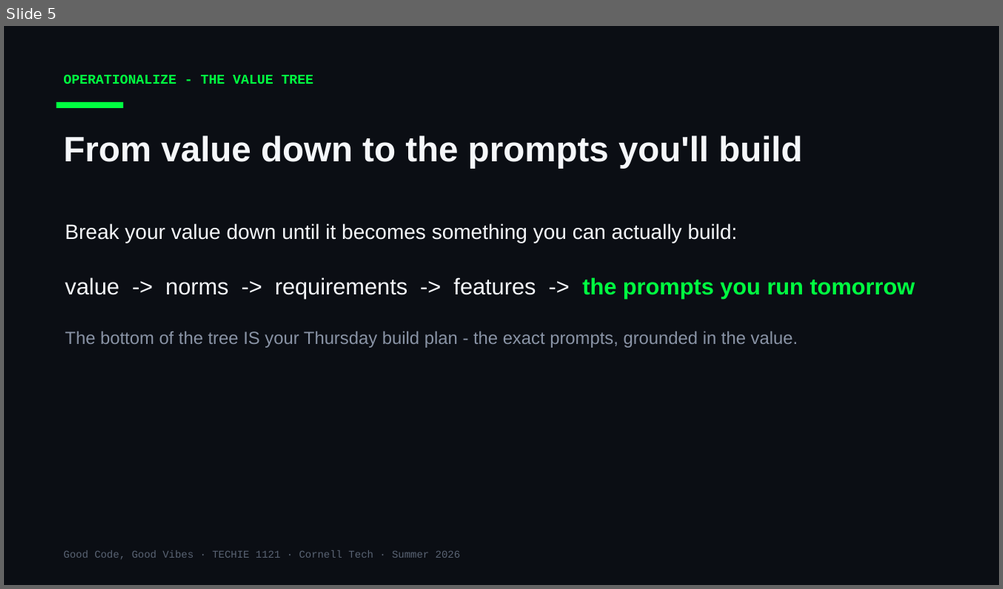
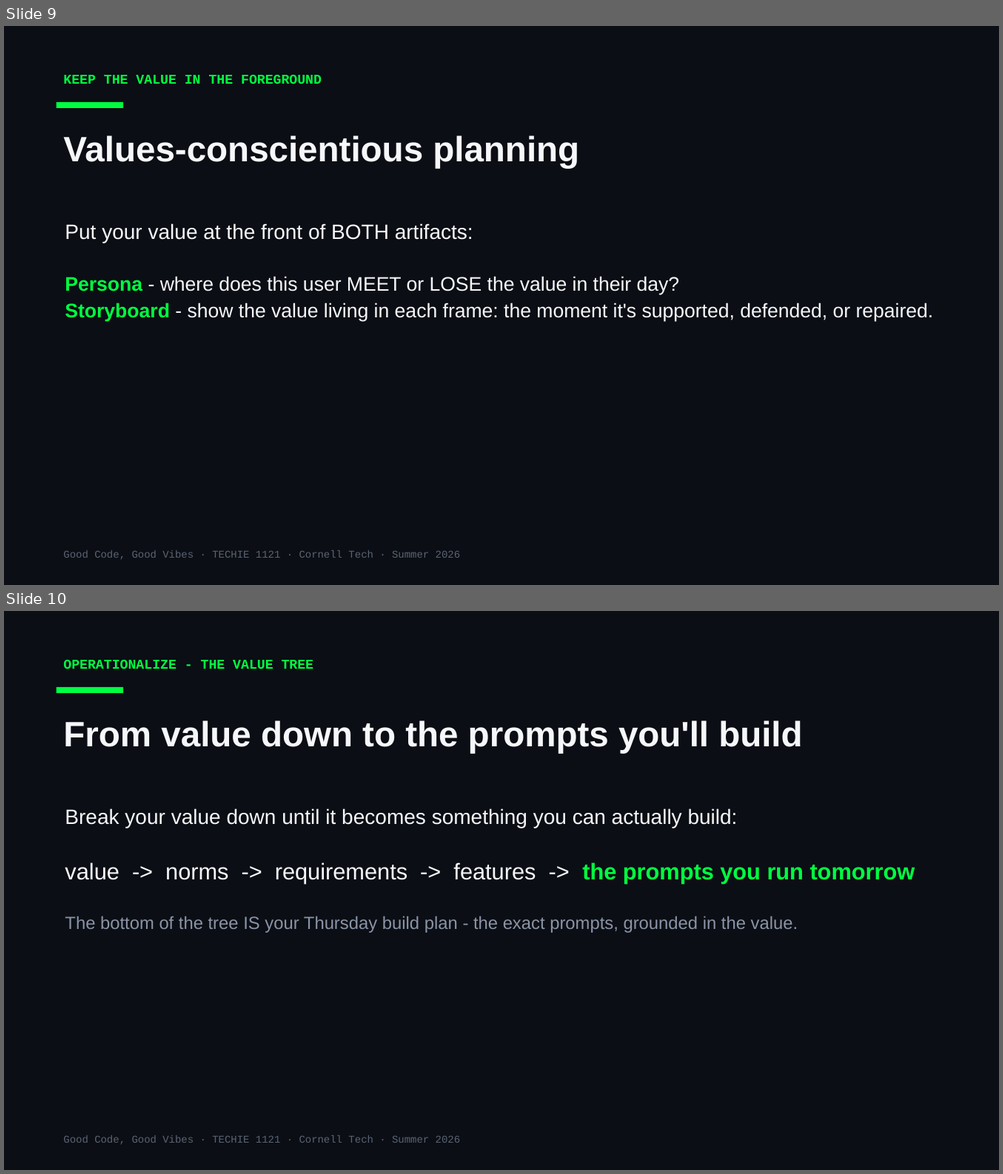
Before and after one commit to Cornell-Tech-Vibe-Coding-Summer-2026/website, a slide deck: slides/Week3-Wed-Working-Day.pptx. Shown one above the other, each under a label of ours: slide 5 before the commit, slides 9 and 10 after it. The pictures are 1003x589 and 1003x1174 pixels, drawn with LibreOffice and Linux fonts; fonts in the diff are those of the drawing. Boxes give left, top, right and bottom in pixels: in the first picture for what was removed or moved away, otherwise in the second. Text is boxed around its words. In the diff, an @@ line names an element or a change of style, - is before the commit and + after.

```diff
--- a/slides/Week3-Wed-Working-Day.pptx
+++ b/slides/Week3-Wed-Working-Day.pptx
@@ slide 9 added at [4, 26, 999, 585], background #0B0E14 @@
@@ text added at [63, 75, 321, 84], 13 pt, text #00FF41, bold @@
+KEEP THE VALUE IN THE FOREGROUND
@@ rectangle added at [57, 102, 123, 108], fill #00FF41 @@
@@ text added at [63, 136, 579, 168], 34 pt, text #F5F7FA, bold @@
+Values-conscientious planning
@@ text added at [65, 224, 933, 321], 19 pt, text #F5F7FA @@
+Put your value at the front of BOTH artifacts:
+Persona - where does this user MEET or LOSE the value in their day?
+Storyboard - show the value living in each frame: the moment it's supported, defended, or repaired.
@@ text added at [63, 551, 460, 560], 10 pt, text #5A6474 @@
+Good Code, Good Vibes · TECHIE 1121 · Cornell Tech · Summer 2026
@@ what was slide 5 is now slide 10 @@
```
Also in this commit, not shown: 1 slide changed, 4 other slides added, 1 other file.
